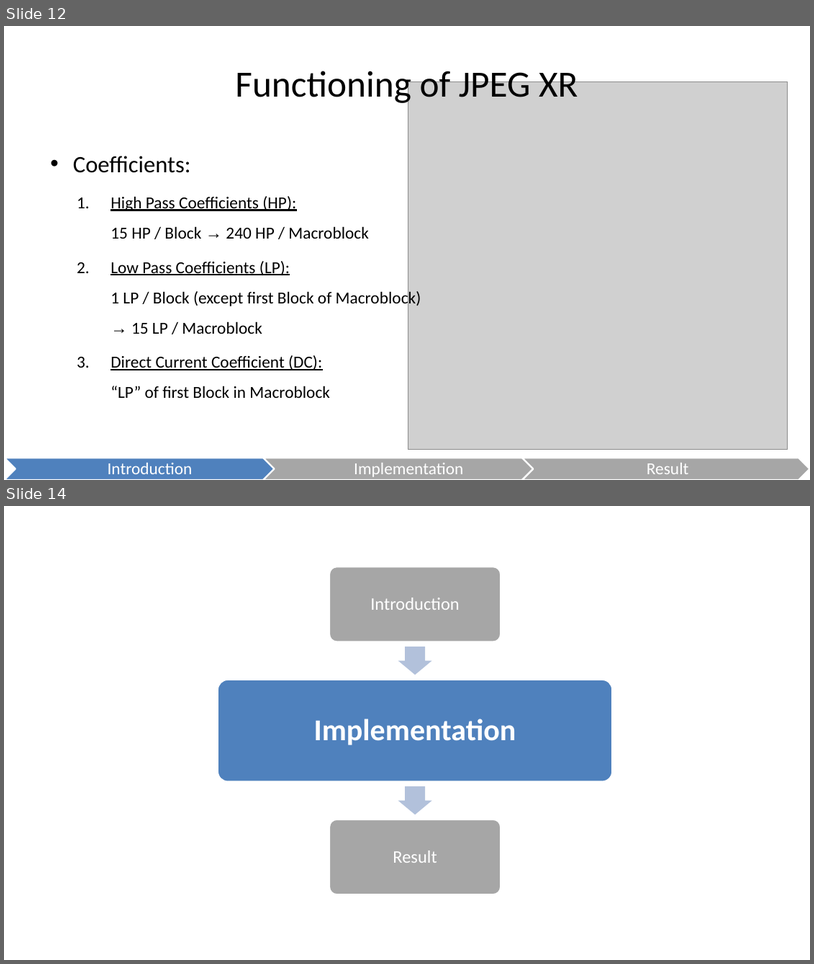
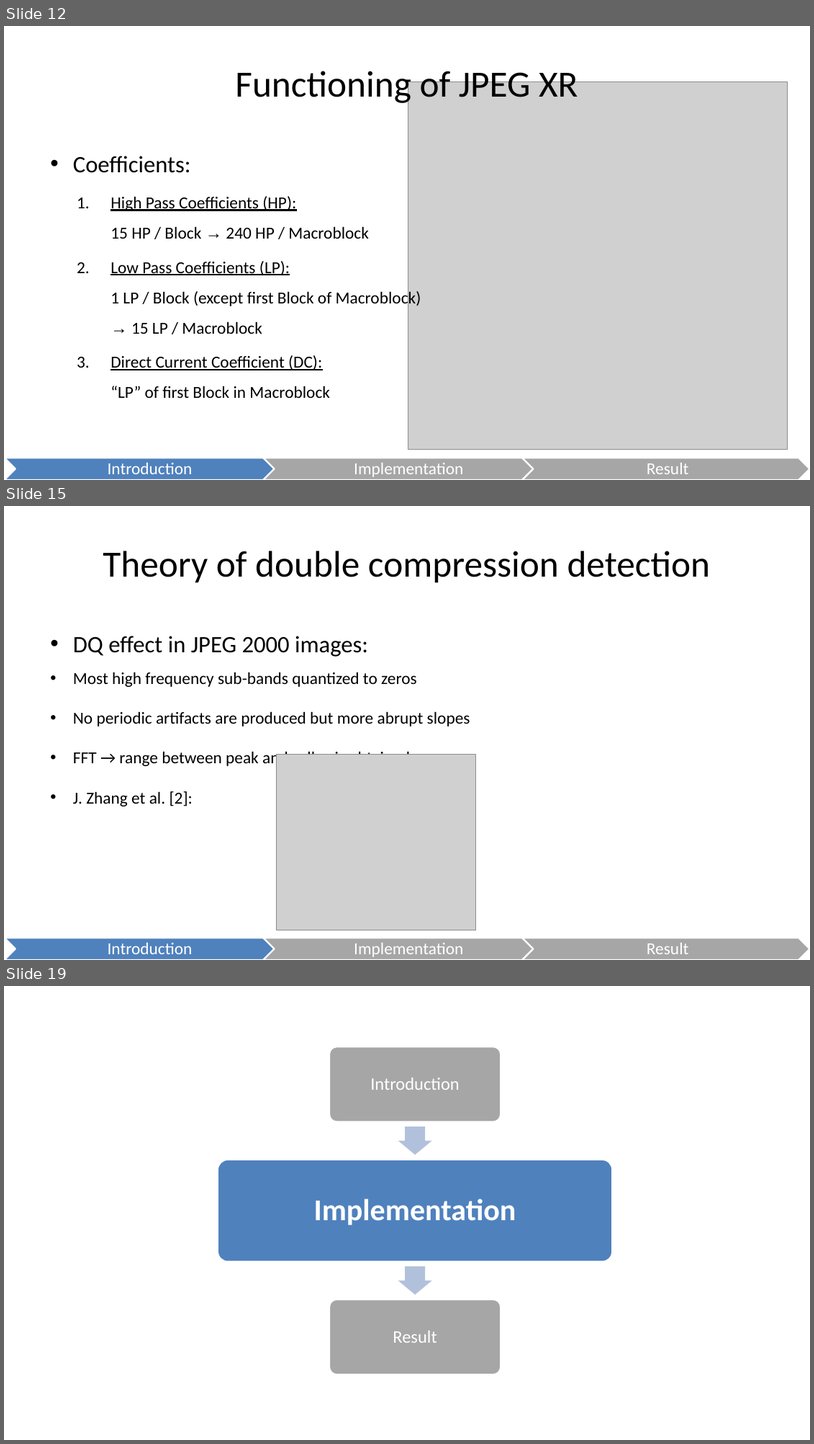
Before and after one commit to danielkocher/media_security_ps, a slide deck: JPEG XR.odp. Shown one above the other, each under a label of ours: slides 12 and 14 before the commit, slides 12, 15 and 19 after it; the slides between them are not shown. The pictures are 814x964 and 814x1444 pixels, drawn with LibreOffice and Linux fonts; fonts in the diff are those of the drawing; grey boxes stand for pictures. Boxes give left, top, right and bottom in pixels: in the first picture for what was removed or moved away, otherwise in the second. Text is boxed around its words. In the diff, an @@ line names an element or a change of style, - is before the commit and + after.

```diff
--- a/JPEG XR.odp
+++ b/JPEG XR.odp
@@ slide 15 added at bbox=[4, 506, 810, 960], background #FFFFFF @@
@@ title added at bbox=[103, 551, 711, 583], 44 pt, text #000000 @@
+Theory of double compression detection
@@ text added at bbox=[73, 636, 471, 806], 20 pt, text #000000 @@
+• DQ effect in JPEG 2000 images:
+  • Most high frequency sub-bands quantized to zeros
+  • No periodic artifacts are produced but more abrupt slopes
+  • FFT → range between peak and valley is obtained
+  • J. Zhang et al. [2]:
@@ picture added at bbox=[276, 754, 476, 930] @@
@@ freeform shape added at bbox=[4, 937, 292, 960], fill #4F81BD, outline #FFFFFF 2.01 pt, 20 pt, text #FFFFFF @@
+Introduction
@@ freeform shape added at bbox=[263, 937, 551, 960], fill #A6A6A6, outline #FFFFFF 2.01 pt, 20 pt, text #FFFFFF @@
+Implementation
@@ freeform shape added at bbox=[522, 937, 810, 960], fill #A6A6A6, outline #FFFFFF 2.01 pt, 20 pt, text #FFFFFF @@
+Result
@@ what was slide 14 is now slide 19 @@
```
Also in this commit, not shown: 6 slides changed, 5 other slides added.
